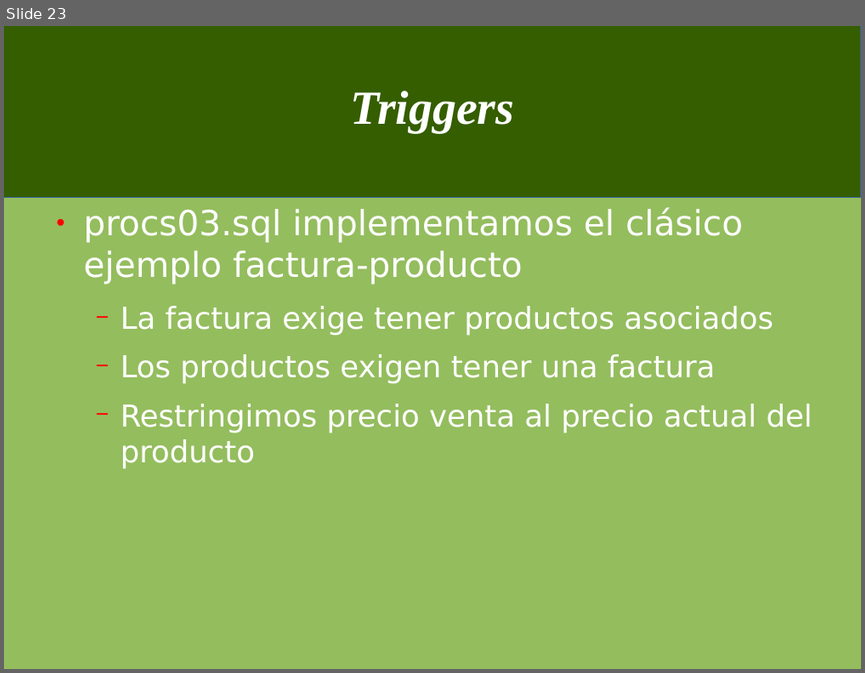
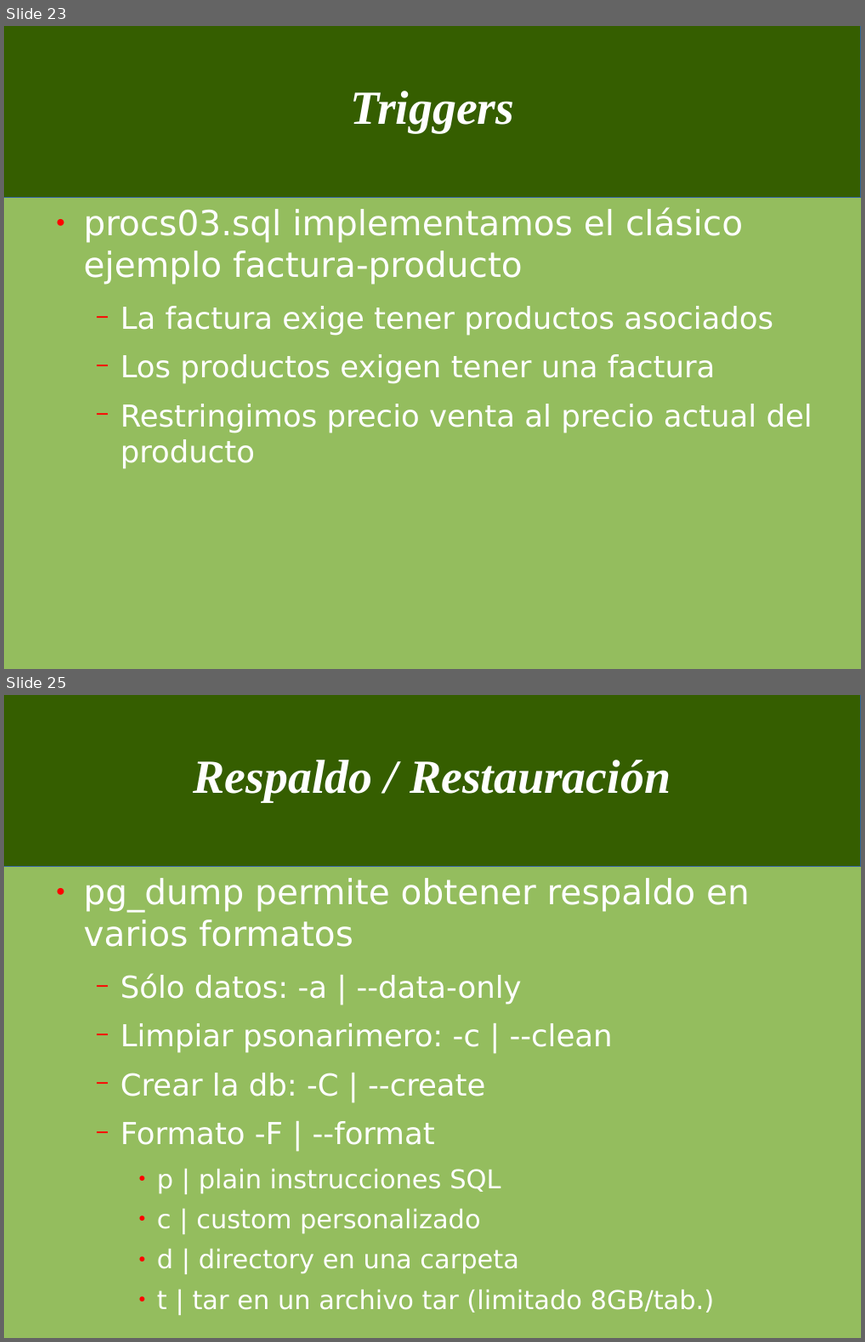
Before and after one commit to jorgeu/curso-postgresql, a slide deck: cursopostgres.odp. Shown one above the other, each under a label of ours: slide 23 before the commit, slides 23 and 25 after it; the slides between them are not shown. The pictures are 865x673 and 865x1342 pixels, drawn with LibreOffice and Linux fonts; fonts in the diff are those of the drawing. Boxes give left, top, right and bottom in pixels: in the first picture for what was removed or moved away, otherwise in the second. Text is boxed around its words. In the diff, an @@ line names an element or a change of style, - is before the commit and + after.

```diff
--- a/cursopostgres.odp
+++ b/cursopostgres.odp
@@ slide 25 added at [4, 695, 861, 1338], background #94BD5E; not listed: 1 template element that a slide beside it also shows @@
@@ title added at [194, 760, 670, 802], 44 pt, text #FFFFFF, bold, italic @@
+Respaldo / Restauración
@@ text added at [84, 878, 749, 1312], 24 pt, text #FFFFFF @@
+● pg_dump permite obtener respaldo en varios formatos
+  − Sólo datos: -a | --data-only
+  − Limpiar psonarimero: -c | --clean
+  − Crear la db: -C | --create
+  − Formato -F | --format
+    ● p | plain instrucciones SQL
+    ● c | custom personalizado
+    ● d | directory en una carpeta
+    ● t | tar en un archivo tar (limitado 8GB/tab.)
```
Also in this commit, not shown: 1 slide changed, 19 other slides added, 1 other file.
